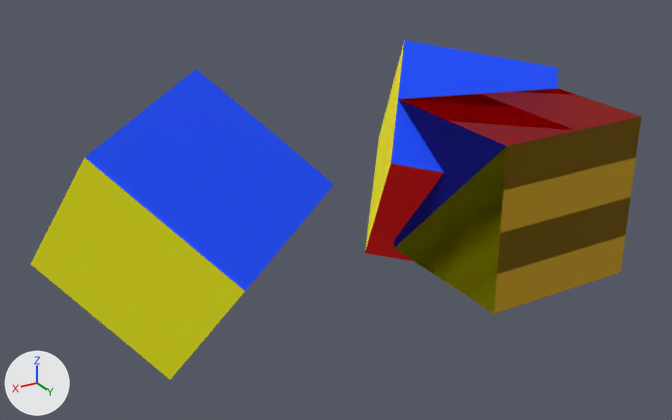
What one commit did to the FBX model UnityTest/Destruction/Assets/Method1/Meshes/1out.fbx.
Before and after are seen from a 50 mm camera at (3.64, 3.99, 2.11) aimed at (1.0, -0.41, -0.09). Every picture has the same lights, and +X, +Y and +Z are marked at lower left. Where no turn or scale is listed for an object, it has been applied to the vertices.

The older version as bpy lines, for what is in view:
```python
ob_box001 = bpy.data.objects.new('Box001', me_mesh)
ob_box001.location = (0.0, -0.5, 0.0)
ob_box001_0 = bpy.data.objects.new('Box001_0', me_box001_0)
ob_box001_0.location = (0.0, 0.0, 0.0)
ob_box002 = bpy.data.objects.new('Box002', me_mesh_001)
ob_box002.location = (1.929, -0.5, 0.0)
ob_box002_0 = bpy.data.objects.new('Box002_0', me_box002_0)
ob_box002_0.location = (0.0, 0.0, 0.0)
```
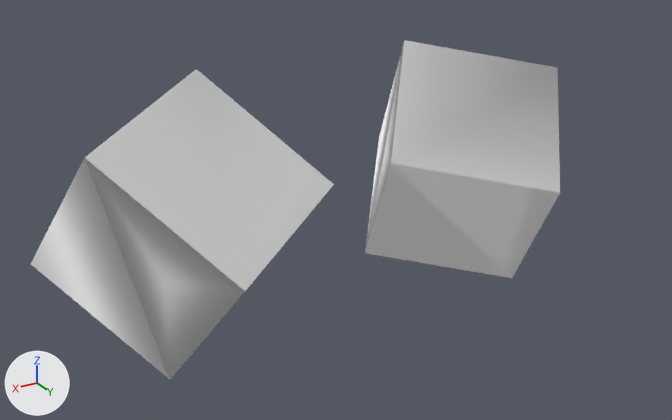
The change in detail:
Material '4.002' (mat_4_002) is new.
Its base color is (1.0, 1.0, 1.0) (white #ffffff).
Its roughness is 0.929.
Material '2.002' (mat_2_002) is new.
Its base color is (1.0, 1.0, 1.0) (white #ffffff).
Its roughness is 0.929.
Material '3.002' (mat_3_002) is new.
Its base color is (1.0, 1.0, 1.0) (white #ffffff).
Its roughness is 0.929.
Material '5.002' (mat_5_002) is new.
Its base color is (1.0, 1.0, 1.0) (white #ffffff).
Its roughness is 0.929.
Material 'Cross Section.001' (mat_cross_section_001) is new.
Its base color is (1.0, 1.0, 1.0) (white #ffffff).
Its roughness is 0.929.
Material '1.002' (mat_1_002) is new.
Its base color is (1.0, 1.0, 1.0) (white #ffffff).
Its roughness is 0.929.
Material '3.001' (mat_3_001) is new.
Its base color is (1.0, 1.0, 1.0) (white #ffffff).
Its roughness is 0.929.
Material '4.001' (mat_4_001) is new.
Its base color is (1.0, 1.0, 1.0) (white #ffffff).
Its roughness is 0.929.
Material 'Cross Section' (mat_cross_section) is new.
Its base color is (1.0, 1.0, 1.0) (white #ffffff).
Its roughness is 0.929.
Material '2.001' (mat_2_001) is new.
Its base color is (1.0, 1.0, 1.0) (white #ffffff).
Its roughness is 0.929.
Material '1.001' (mat_1_001) is new.
Its base color is (1.0, 1.0, 1.0) (white #ffffff).
Its roughness is 0.929.
me_mesh is used by ob_box001; location (0.0, -0.5, 0.0).
me_mesh had 8 vertices, 12 faces and spanned x -0.77..0.77, y -0.86..0.86, z -0.76..0.76.
me_mesh no longer uses material mat_3 (green #00ff9b).
me_mesh now has 12 vertices, 30 faces and spans x -0.77..0.77, y -0.86..0.86, z -0.76..0.76.
Part 1, on me_mesh:
4 vertices are added at (-0.09, 0.15, 0.29), (-0.02, 0.43, 0.03), (0.54, -0.08, 0.14), (0.09, 0.1, -0.09).
18 new faces join them, mat_cross_section (white #ffffff).
me_mesh part 2: 6 faces spanning x -0.77..0.77, y -0.86..0.86, z -0.76..0.59 switch from mat_1 (red #ff0000) to mat_1_001 (white #ffffff).
me_mesh part 3: 2 faces spanning x 0.06..0.77, y -0.86..0.32, z -0.59..0.76 switch from mat_2 (yellow #fffe00) to mat_2_001 (white #ffffff).
me_mesh part 4: 2 faces spanning x -0.6..0.77, y -0.34..0.86, z 0.07..0.76 switch from mat_4 (blue #0049ff) to mat_4_001 (white #ffffff).
me_mesh now uses material mat_3_001 (white #ffffff).
me_mesh now uses material mat_cross_section (white #ffffff).
me_mesh_001 is used by ob_box002; location (1.929, -0.5, 0.0).
me_mesh_001 had 8 vertices, 12 faces and spanned x -0.78..0.78, y -0.87..0.87, z -0.79..0.79.
me_mesh_001 no longer uses material mat_1 (red #ff0000).
me_mesh_001 no longer uses material mat_3 (green #00ff9b).
me_mesh_001 no longer uses material mat_5 (yellow #c39600).
me_mesh_001 now has 12 vertices, 30 faces and spans x -0.78..0.78, y -0.87..0.87, z -0.79..0.79.
Part 5, on me_mesh_001:
4 vertices are added at (-0.09, 0.06, 0.32), (-0.39, 0.17, 0.09), (0.29, 0.47, -0.07), (-0.08, 0.1, -0.11).
18 new faces join them, mat_cross_section_001 (white #ffffff).
me_mesh_001 part 6: 2 faces spanning x 0.04..0.78, y -0.33..0.87, z -0.79..0.59 switch from mat_2 (yellow #fffe00) to mat_2_002 (white #ffffff).
me_mesh_001 part 7: 2 faces spanning x -0.78..0.58, y -0.27..0.87, z -0.01..0.79 switch from mat_4 (blue #0049ff) to mat_4_002 (white #ffffff).
me_mesh_001 now uses material mat_1_002 (white #ffffff).
me_mesh_001 now uses material mat_3_002 (white #ffffff).
me_mesh_001 now uses material mat_5_002 (white #ffffff).
me_mesh_001 now uses material mat_cross_section_001 (white #ffffff).
Object 'Box001_0' (ob_box001_0) is deleted.
Object 'Box002_0' (ob_box002_0) is deleted.

What differs and where, as boxes (x1, y1, x2, y2) in the pictures (672 x 420 px):
'Box001', reshaped (8% taller): before (365, 40, 558, 261); after (365, 40, 560, 278)
'Box001_0', deleted: before (394, 88, 641, 313)
    faces in mat_2 (yellow #fffe00): (395, 146, 507, 313)
    faces in mat_1 (red #ff0000): (399, 88, 641, 146)
    faces in mat_6 (blue #00009b): (394, 99, 506, 248)
'Box002_0', deleted (yellow): before (494, 117, 641, 314)
part 1 of me_mesh, added: after (365, 45, 404, 251)
part 2 of me_mesh, recoloured (red to white): before (365, 163, 444, 261); after (365, 163, 560, 278)
part 3 of me_mesh, recoloured (yellow to white): before (365, 43, 404, 251); after (365, 43, 404, 250)
part 4 of me_mesh, recoloured (blue to white): before (391, 40, 558, 173); after (391, 40, 560, 193)
part 5 of me_mesh_001, added: after (85, 158, 245, 379)
part 6 of me_mesh_001, recoloured (yellow to white): before (31, 158, 245, 379); after (31, 158, 170, 379)
part 7 of me_mesh_001, recoloured (blue to white): (85, 69, 334, 291) in both
